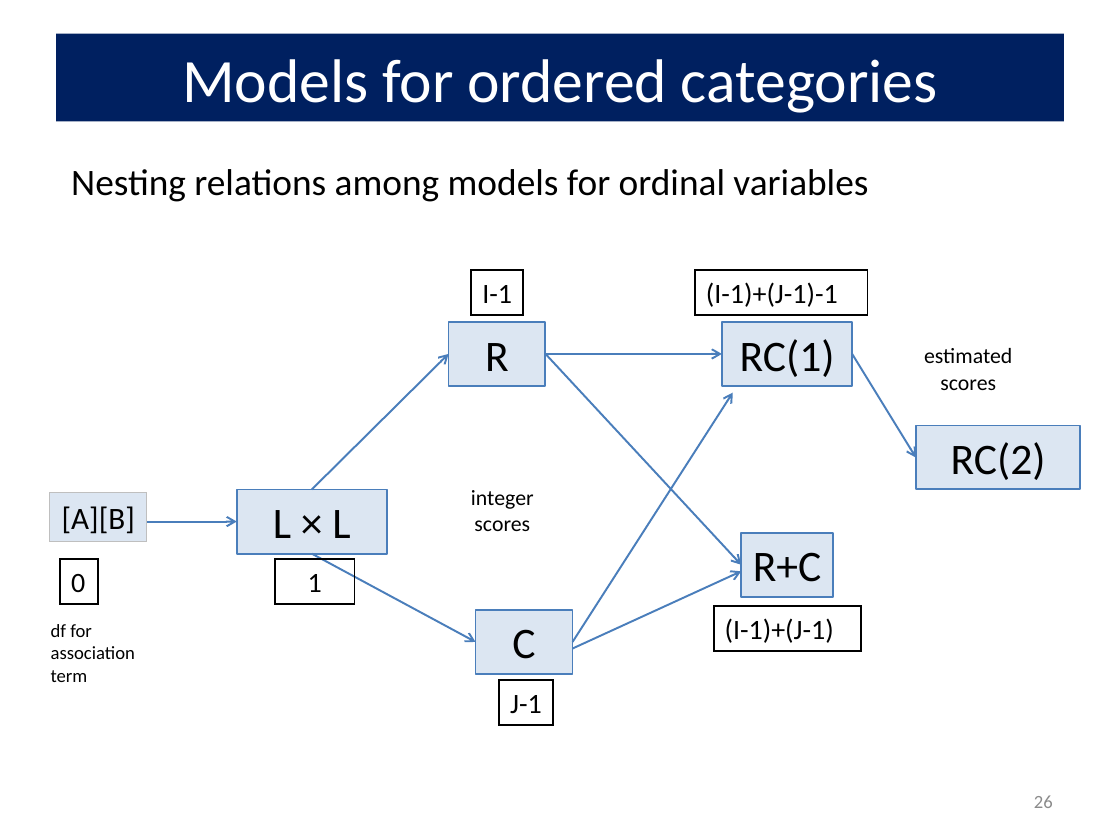
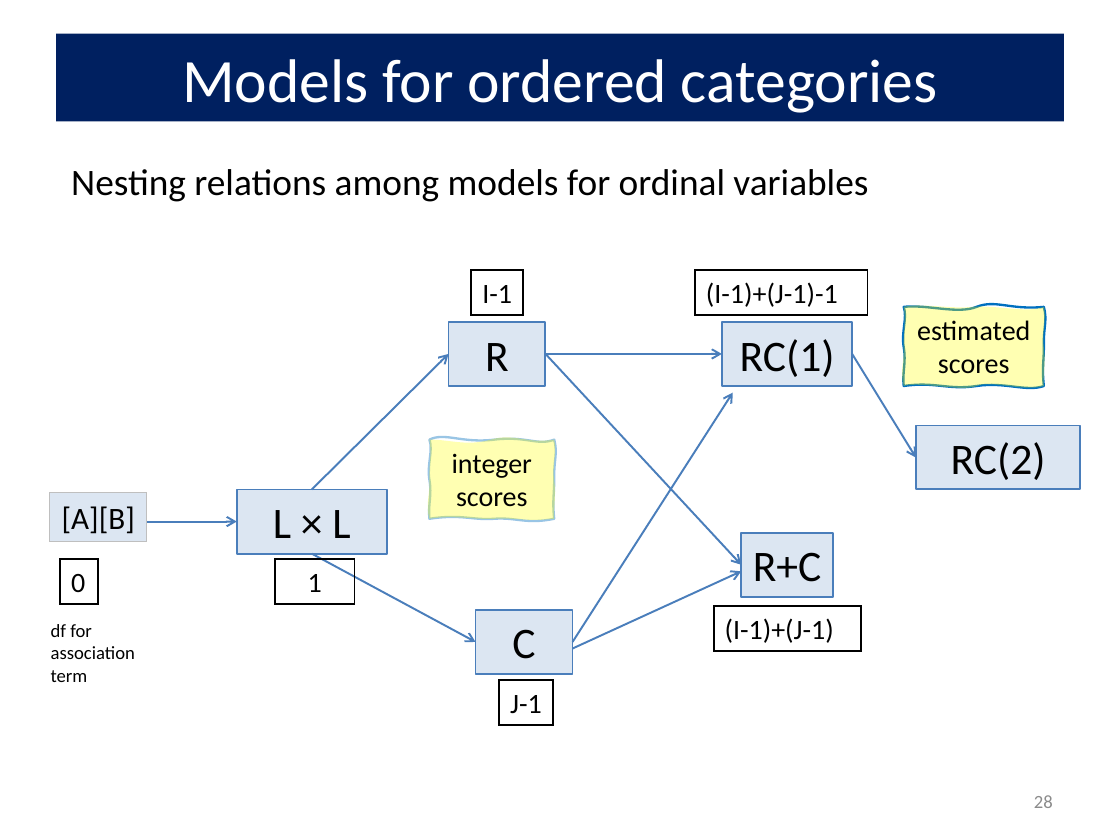
Before and after one commit to friendly/psy6136, a slide deck: slide 28 of lectures/08-Loglin2.pptx (slide 26 before the commit). Drawn at 1120x840 pixels with LibreOffice and Linux fonts; fonts in the diff are those of the drawing. Boxes give left, top, right and bottom in pixels: in the first picture for what was removed or moved away, otherwise in the second. Text is boxed around its words. In the diff, an @@ line names an element or a change of style, - is before the commit and + after.

```diff
--- a/lectures/08-Loglin2.pptx
+++ b/lectures/08-Loglin2.pptx
@@ freeform shape added at bbox=[904, 307, 1044, 386], fill #FFFF00 at 30% opacity, outline #0070C0 1.5 pt, 18 pt, text #000000 @@
+estimated scores
@@ text removed at bbox=[924, 348, 1012, 390] @@
-estimated scores
@@ freeform shape added at bbox=[429, 440, 553, 520], fill #FFFF00 at 30% opacity, outline #0070C0 1.5 pt, 18 pt, text #000000 @@
+integer scores
@@ text removed at bbox=[471, 490, 534, 531] @@
-integer scores
@@ page number at bbox=[1034, 795, 1053, 808]: text changed @@
-26
+28
```
Also in this commit, not shown: 28 other slides changed, 3 slides added, 3 other files.
